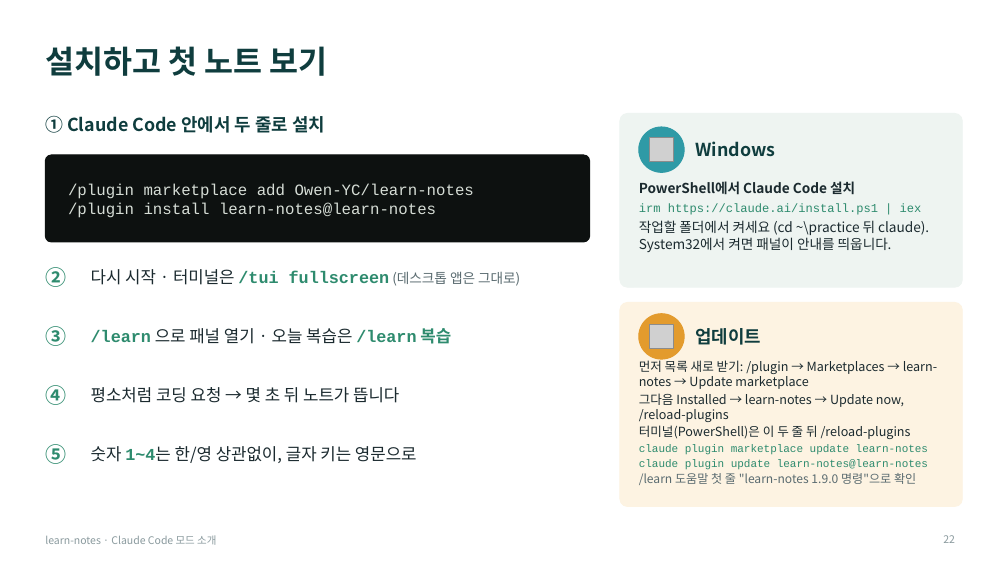
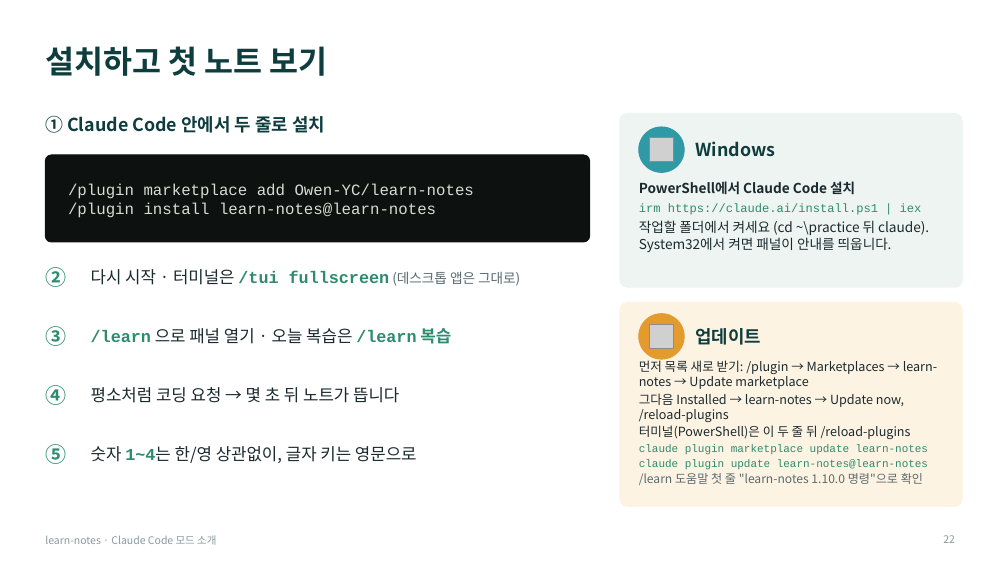
Before and after one commit to Owen-YC/learn-notes, a slide deck: slide 22 of docs/team/learn-notes-intro.pptx. Drawn at 1008x567 pixels with LibreOffice and Linux fonts; fonts in the diff are those of the drawing; grey boxes stand for pictures. Boxes give left, top, right and bottom in pixels: in the first picture for what was removed or moved away, otherwise in the second. Text is boxed around its words. In the diff, an @@ line names an element or a change of style, - is before the commit and + after.

```diff
--- a/docs/team/learn-notes-intro.pptx
+++ b/docs/team/learn-notes-intro.pptx
@@ text at <box>639,473,923,485</box>: text changed @@
-/learn 도움말 첫 줄 "learn-notes 1.9.0 명령"으로 확인
+/learn 도움말 첫 줄 "learn-notes 1.10.0 명령"으로 확인
```
Also in this commit, not shown: 4 other slides changed, 6 other files.
